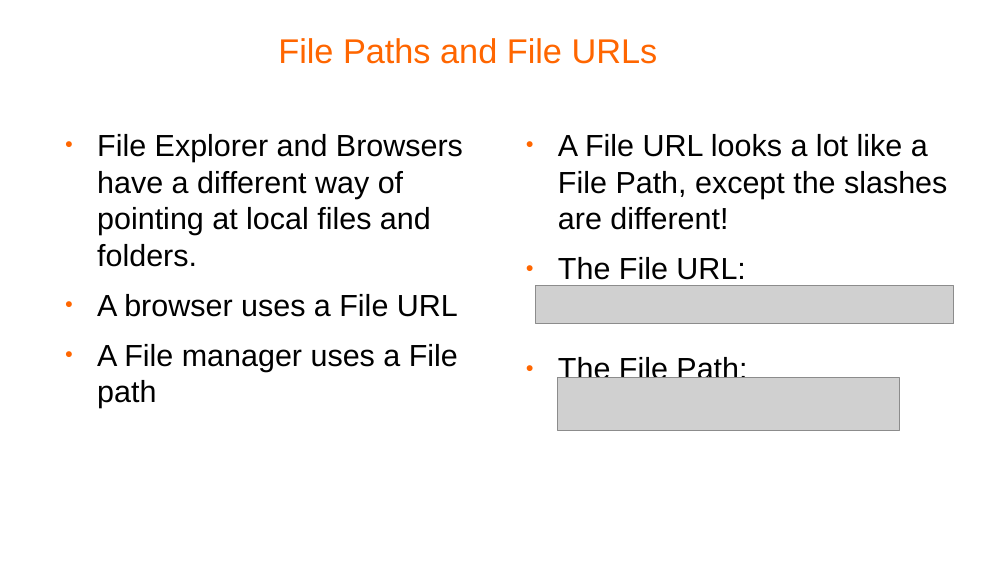
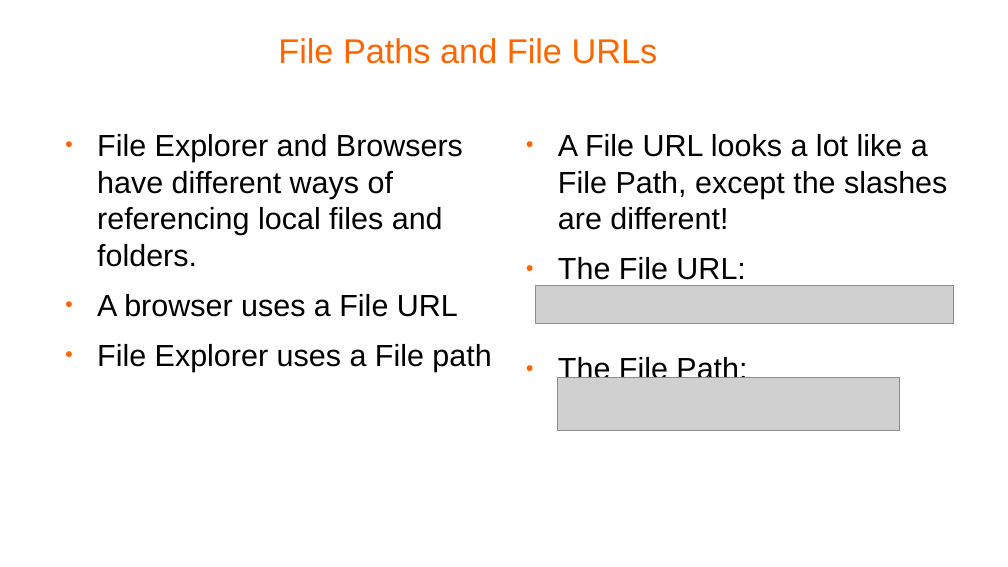
Before and after one commit to pellcorp/coding, a slide deck: slide 7 of docs/windows fundamentals.odp. Drawn at 1008x567 pixels with LibreOffice and Linux fonts; fonts in the diff are those of the drawing; grey boxes stand for pictures; background and template pictures are left out. Boxes give left, top, right and bottom in pixels: in the first picture for what was removed or moved away, otherwise in the second. Text is boxed around its words. In the diff, an @@ line names an element or a change of style, - is before the commit and + after.

```diff
--- a/docs/windows fundamentals.odp
+++ b/docs/windows fundamentals.odp
@@ text at (x1=97, y1=134, x2=463, y2=267): text changed @@
-● File Explorer and Browsers have a different way of pointing at local files and folders.
+● File Explorer and Browsers have different ways of referencing local files and folders.
@@ text at (x1=97, y1=344, x2=491, y2=372): text changed @@
-● A File manager uses a File path
+● File Explorer uses a File path
```
Also in this commit, not shown: 7 other slides changed, 1 slide removed, 1 other file.
